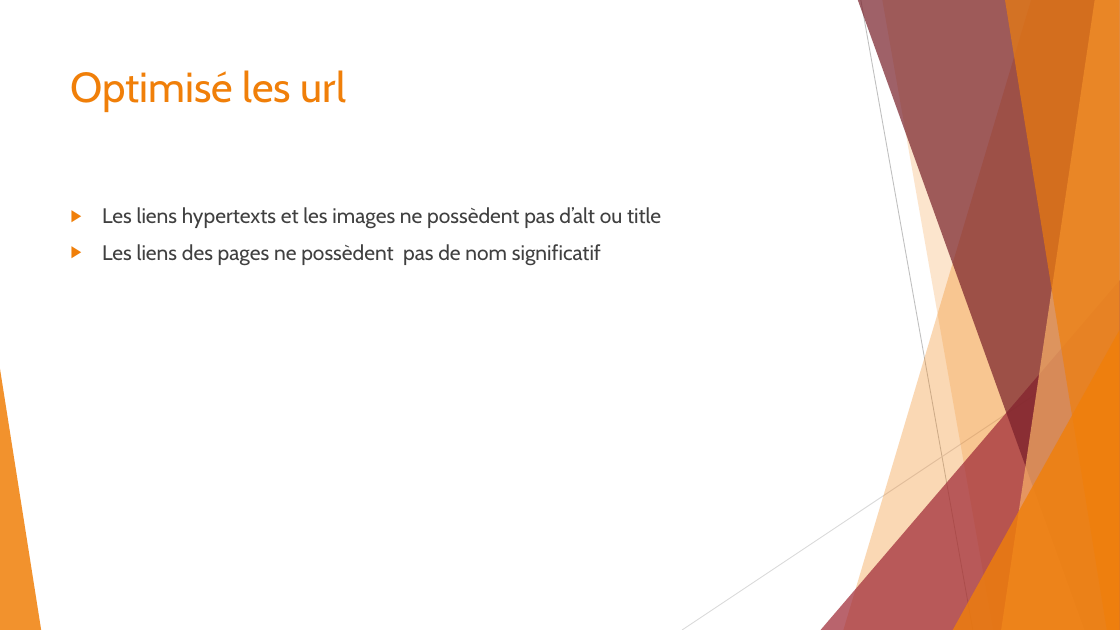
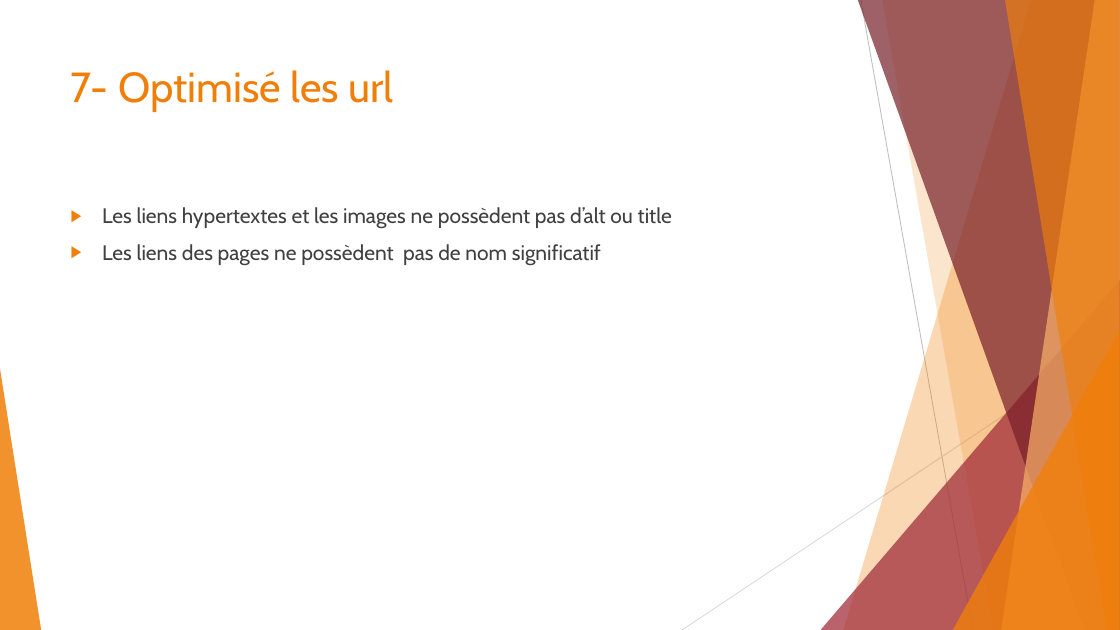
Before and after one commit to Nawak34/Chouette, a slide deck: slide 16 of LA CHOUETTE.pptx (slide 13 before the commit). Drawn at 1120x630 pixels with LibreOffice and Linux fonts; fonts in the diff are those of the drawing. Boxes give left, top, right and bottom in pixels: in the first picture for what was removed or moved away, otherwise in the second. Text is boxed around its words. In the diff, an @@ line names an element or a change of style, - is before the commit and + after.

```diff
--- a/LA CHOUETTE.pptx
+++ b/LA CHOUETTE.pptx
@@ title at [71, 70, 393, 112]: text changed @@
-Optimisé les url
+7- Optimisé les url
@@ text at [102, 207, 672, 229]: text changed @@
-▶ Les liens hypertexts et les images ne possèdent pas d’alt ou title
+▶ Les liens hypertextes et les images ne possèdent pas d’alt ou title
```
Also in this commit, not shown: 3 other slides changed, 4 slides added, 1 slide removed, 11 other files.
